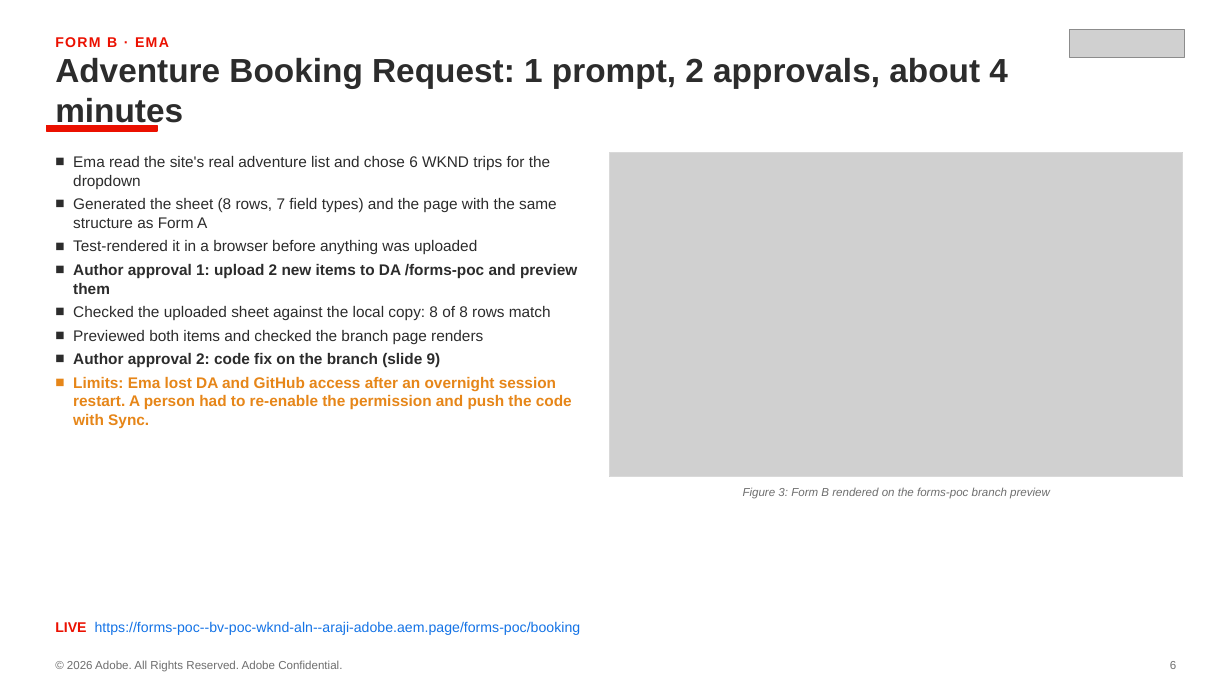
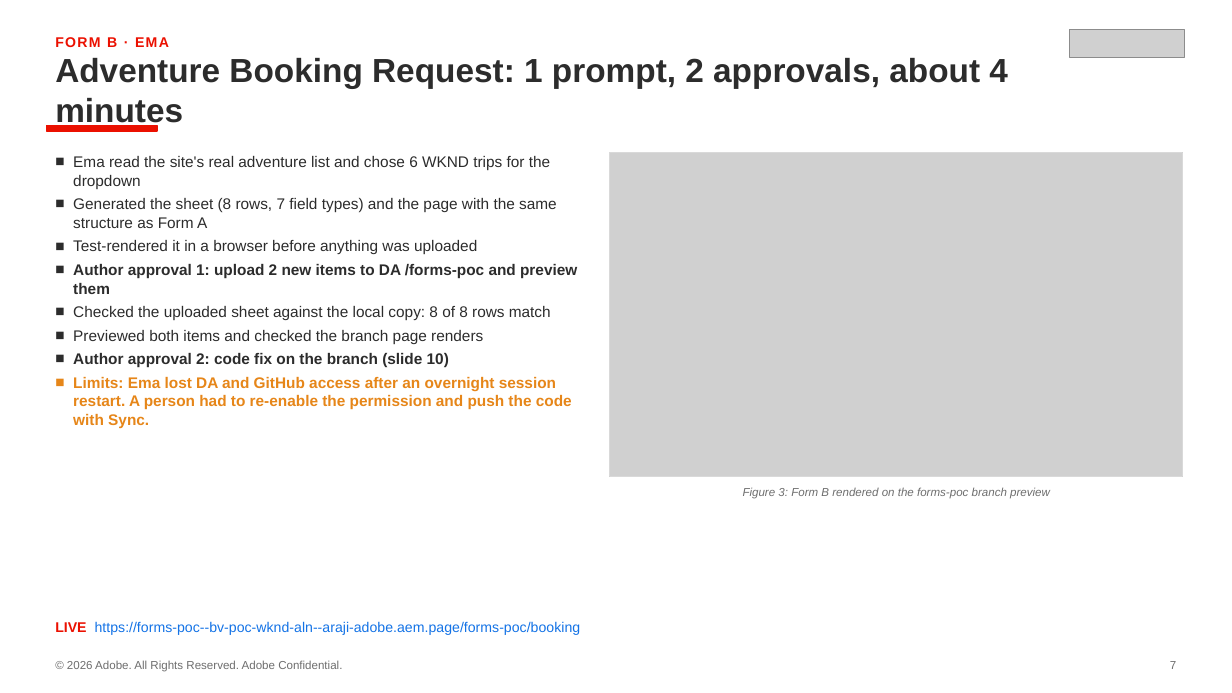
Before and after one commit to ARAJI-ADOBE/bv-poc-wknd-aln, a slide deck: slide 7 of testing/forms/Forms-POC-DA-vs-Ema.pptx (slide 6 before the commit). Drawn at 1232x693 pixels with LibreOffice and Linux fonts; fonts in the diff are those of the drawing; grey boxes stand for pictures. Boxes give left, top, right and bottom in pixels: in the first picture for what was removed or moved away, otherwise in the second. Text is boxed around its words. In the diff, an @@ line names an element or a change of style, - is before the commit and + after.

```diff
--- a/testing/forms/Forms-POC-DA-vs-Ema.pptx
+++ b/testing/forms/Forms-POC-DA-vs-Ema.pptx
@@ text at bbox=[73, 353, 449, 367]: text changed @@
-■ Author approval 2: code fix on the branch (slide 9)
+■ Author approval 2: code fix on the branch (slide 10)
@@ text at bbox=[1170, 661, 1176, 669]: text changed @@
-6
+7
```
Also in this commit, not shown: 9 other slides changed, 2 slides added, 1 slide removed, 13 other files.
